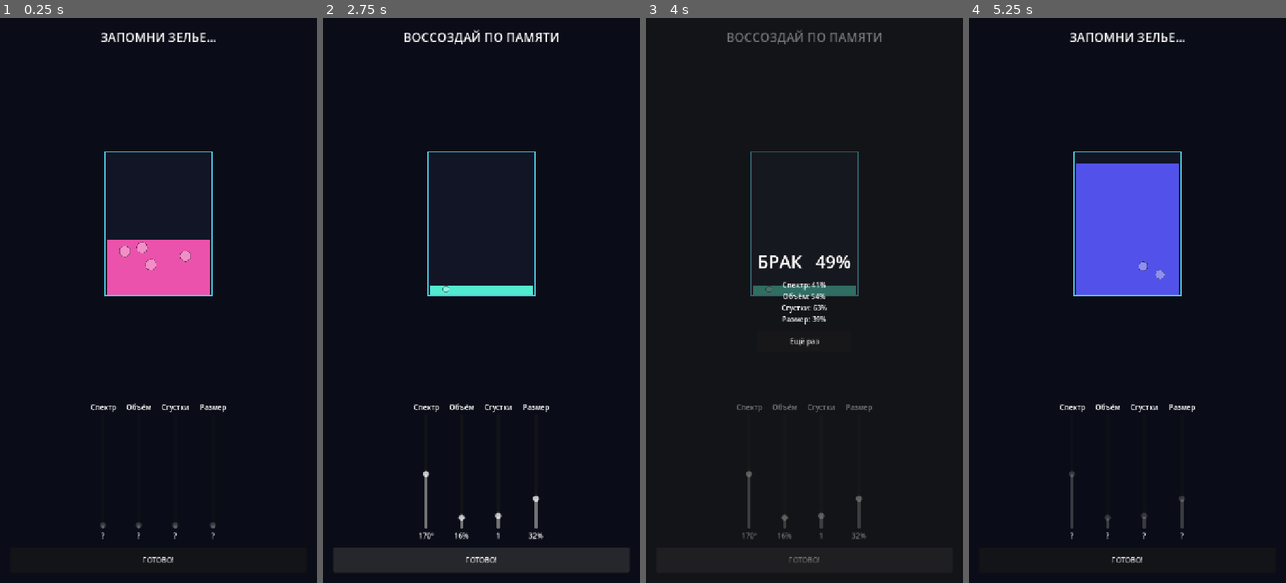
Above: before the commit, frames 1-4 (left to right).
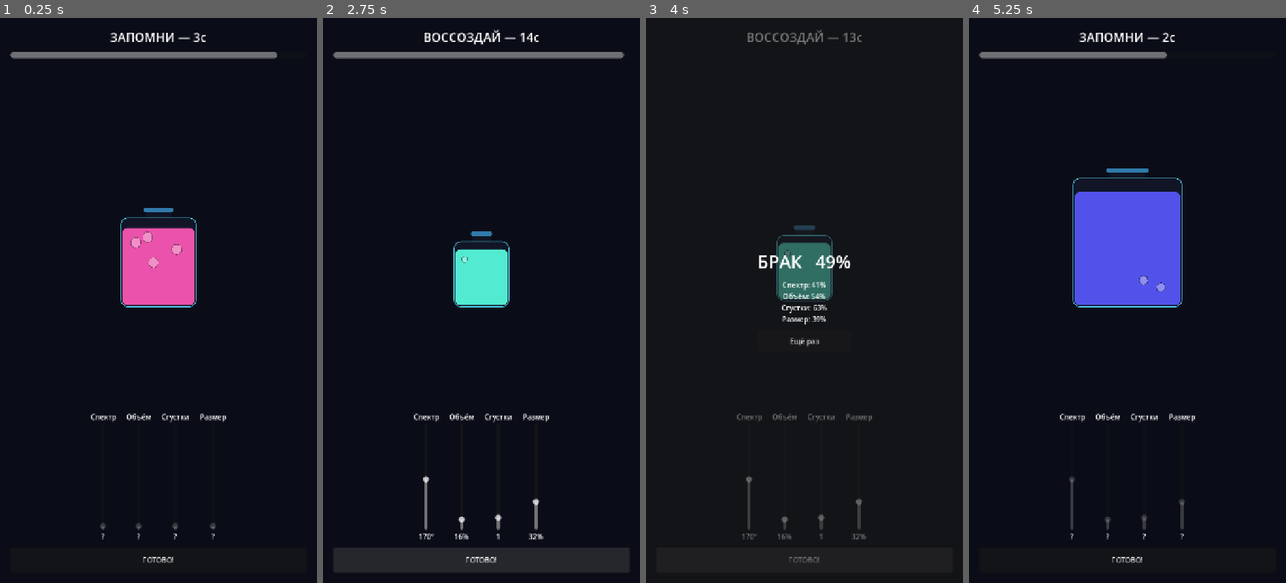
Above: after the commit, the same moments.

Repository: wtoday92-commits/potion-game
Game: Godot game, scene res://scenes/main.tscn
The game is run twice, just before and just after one commit, with the same random seed, the same clock (stepped at 60 frames per second) and the same inputs.
Inputs:
- Up to frame 1 (0.25 s): no input
- Up to frame 2 (2.75 s): click "ГОТОВО!" at 0.5 s; click "ГОТОВО!" at 1.25 s; click "ГОТОВО!" at 2 s
- Up to frame 3 (4 s): tap Enter at 3.5 s
- Up to frame 4 (5.25 s): click "Ещё раз" at 4.25 s; tap Space at 5 s

The runs differ from the first frame. In frame 1, 4.6% of the frame differs, in the area x 3-88%, y 2-93%; in frame 2, 4.6%; in frame 3, 3.0%; in frame 4, 4.8%, in the area x 3-72%, y 2-93%.

Commit message:
Phase 1 polish: visible phase timers, volume = vessel size, rounder jar
- Both phases now show a countdown (progress bar + seconds); the craft phase
  auto-submits when time runs out (was: no craft timer at all).
- "Объём" now scales the vessel itself (nearly full of liquid), matching the
  original — instead of acting as a liquid fill level.
- Jar drawn with rounded body + neck + cap instead of a plain square.
- Picks up the editor-normalized project.godot.

Co-Authored-By: Claude Opus 4.8 <noreply@anthropic.com>

Diff:
--- a/project.godot
+++ b/project.godot
@@ -1,6 +1,10 @@
-; Godot 4.7 project — прототип «Зельеварни» (этап 1: ядро цикла).
-; Файл текстовый: правится и мной, и редактором. НЕ трогать вручную секции,
-; которые пишет редактор (autoload/шейдеры и т.п.), если не уверен.
+; Engine configuration file.
+; It's best edited using the editor UI and not directly,
+; since the parameters that go here are not all obvious.
+;
+; Format:
+;   [section] ; section goes between []
+;   param=value ; assign values to parameters
 
 config_version=5
 
@@ -16,7 +20,6 @@
 window/size/viewport_width=720
 window/size/viewport_height=1280
 window/stretch/mode="canvas_items"
-window/stretch/aspect="keep"
 
 [rendering]
 
--- a/scripts/main.gd
+++ b/scripts/main.gd
@@ -1,12 +1,12 @@
 extends Control
 ## Ядро игрового цикла (этап 1):
-##   ЗАПОМНИ (показ цели) -> ВОССОЗДАЙ (ползунки) -> РЕЙТИНГ -> РЕЗУЛЬТАТ.
-## UI пока строится кодом (надёжно для первого запуска). Позже вынесем в сцены.
+##   ЗАПОМНИ (показ цели, таймер) -> ВОССОЗДАЙ (ползунки, таймер) -> РЕЙТИНГ.
+## Обе фазы с ВИДИМЫМ таймером (полоса + секунды); по нулю — авто-переход/финиш.
+## UI строится кодом (надёжно для первого запуска), позже вынесем в сцены.
 
 const PotionJarScene := preload("res://scenes/potion_jar.tscn")
 
-# Параметры зелья: границы/шаг/вес/подпись. Дот-доступ к словарям не используем —
-# только через ["ключ"], так надёжнее.
+# Параметры зелья (как в оригинале): цвет, объём СОСУДА, число сгустков, размер сгустка.
 const PARAMS := {
 	"color":  {"min": 0.0,  "max": 360.0, "step": 5.0, "weight": 1.0, "label": "Спектр",  "suffix": "°"},
 	"volume": {"min": 10.0, "max": 100.0, "step": 1.0, "weight": 1.0, "label": "Объём",   "suffix": "%"},
@@ -16,6 +16,7 @@
 const ORDER: Array = ["color", "volume", "count", "bsize"]
 
 const MEMORIZE_S := 2.5
+const CRAFT_S := 14.0
 const GOOD := 0.80
 const PERFECT := 0.95
 
@@ -24,11 +25,14 @@
 var value_labels: Dictionary = {}
 var jar: Control
 var phase_label: Label
+var phase_bar: ProgressBar
 var result_panel: Panel
 var result_sticker: Label
 var result_detail: Label
 var seed_val: int = 0
 var phase: String = "idle"
+var phase_left: float = 0.0
+var phase_total: float = 1.0
 
 func _ready() -> void:
 	randomize()
@@ -49,13 +53,21 @@
 	root.offset_top = 24.0
 	root.offset_right = -24.0
 	root.offset_bottom = -24.0
-	root.add_theme_constant_override("separation", 16)
+	root.add_theme_constant_override("separation", 14)
 	add_child(root)
 
 	phase_label = Label.new()
 	phase_label.horizontal_alignment = HORIZONTAL_ALIGNMENT_CENTER
 	phase_label.add_theme_font_size_override("font_size", 28)
 	root.add_child(phase_label)
+
+	phase_bar = ProgressBar.new()
+	phase_bar.custom_minimum_size = Vector2(0, 14)
+	phase_bar.min_value = 0.0
+	phase_bar.max_value = 1.0
+	phase_bar.value = 1.0
+	phase_bar.show_percentage = false
+	root.add_child(phase_bar)
 
 	var jar_center := CenterContainer.new()
 	jar_center.size_flags_vertical = Control.SIZE_EXPAND_FILL
@@ -83,7 +95,7 @@
 		s.min_value = p["min"]
 		s.max_value = p["max"]
 		s.step = p["step"]
-		s.custom_minimum_size = Vector2(44, 260)
+		s.custom_minimum_size = Vector2(44, 240)
 		s.size_flags_horizontal = Control.SIZE_SHRINK_CENTER
 		s.value_changed.connect(_on_slider_changed.bind(key))
 		col.add_child(s)
@@ -130,25 +142,41 @@
 	again.pressed.connect(_new_round)
 	rv.add_child(again)
 
+# ---------- таймеры фаз ----------
+func _process(delta: float) -> void:
+	if phase == "memorize":
+		phase_left -= delta
+		phase_bar.value = clampf(phase_left / phase_total, 0.0, 1.0)
+		phase_label.text = "ЗАПОМНИ — %dс" % int(ceil(maxf(phase_left, 0.0)))
+		if phase_left <= 0.0:
+			_start_recreate()
+	elif phase == "recreate":
+		phase_left -= delta
+		phase_bar.value = clampf(phase_left / phase_total, 0.0, 1.0)
+		phase_label.text = "ВОССОЗДАЙ — %dс" % int(ceil(maxf(phase_left, 0.0)))
+		if phase_left <= 0.0:
+			_finish()
+
 # ---------- цикл раунда ----------
 func _new_round() -> void:
 	result_panel.visible = false
+	phase_bar.visible = true
 	seed_val = randi()
 	target = _random_values()
 	_apply_to_jar(target)
 	_set_sliders_interactable(false)
 	for key in ORDER:
-		value_labels[key].text = "?"    # в фазе показа числа скрыты — это игра на память
+		value_labels[key].text = "?"    # в фазе показа числа скрыты — игра на память
 	phase = "memorize"
-	phase_label.text = "ЗАПОМНИ ЗЕЛЬЕ…"
-	await get_tree().create_timer(MEMORIZE_S).timeout
-	if phase != "memorize":
-		return
-	_start_recreate()
+	phase_total = MEMORIZE_S
+	phase_left = MEMORIZE_S
+	phase_bar.value = 1.0
 
 func _start_recreate() -> void:
 	phase = "recreate"
-	phase_label.text = "ВОССОЗДАЙ ПО ПАМЯТИ"
+	phase_total = CRAFT_S
+	phase_left = CRAFT_S
+	phase_bar.value = 1.0
 	var start_vals: Dictionary = _random_values()
 	for key in ORDER:
 		sliders[key].set_value_no_signal(start_vals[key])
@@ -159,6 +187,10 @@
 func _on_done() -> void:
 	if phase != "recreate":
 		return
+	_finish()
+
+func _finish() -> void:
+	phase_bar.visible = false
 	var comps: Dictionary = {}
 	var overall: float = 0.0
 	var wsum: float = 0.0
@@ -204,10 +236,10 @@
 
 func _apply_to_jar(vals: Dictionary) -> void:
 	var vp: Dictionary = PARAMS["volume"]
-	var fill: float = (float(vals["volume"]) - float(vp["min"])) / (float(vp["max"]) - float(vp["min"]))
+	var vsize: float = (float(vals["volume"]) - float(vp["min"])) / (float(vp["max"]) - float(vp["min"]))
 	var bp: Dictionary = PARAMS["bsize"]
 	var bfrac: float = (float(vals["bsize"]) - float(bp["min"])) / (float(bp["max"]) - float(bp["min"]))
-	jar.set_potion(float(vals["color"]), fill, int(vals["count"]), bfrac, seed_val)
+	jar.set_potion(float(vals["color"]), vsize, int(vals["count"]), bfrac, seed_val)
 
 func _on_slider_changed(_value: float, key: String) -> void:
 	if phase != "recreate":
--- a/scripts/potion_jar.gd
+++ b/scripts/potion_jar.gd
@@ -1,16 +1,17 @@
 extends Control
-## Рисованная банка-зелье (этап 1). Параметры задаются set_potion(),
-## отрисовка — через _draw(). Позже заменим на шейдер/красивый арт.
+## Рисованная банка-зелье (этап 1). «Объём» масштабирует САМ сосуд (как в
+## оригинале), а не уровень жидкости — сосуд всегда почти полон. Скруглённое
+## тело + горлышко + крышка. Позже заменим на шейдер/красивый арт.
 
-var hue: float = 120.0      # спектр 0..360
-var fill: float = 0.6       # объём жидкости 0..1
-var count: int = 5          # число сгустков
-var bsize: float = 0.5      # размер сгустка 0..1
-var pot_seed: int = 1       # сид раскладки сгустков (одинаковый = одинаковая раскладка)
+var hue: float = 120.0     # спектр 0..360
+var vsize: float = 0.6     # объём/размер сосуда 0..1
+var count: int = 5         # число сгустков
+var bsize: float = 0.5     # размер сгустка 0..1
+var pot_seed: int = 1      # сид раскладки сгустков
 
-func set_potion(h: float, f: float, c: int, b: float, s: int) -> void:
+func set_potion(h: float, v: float, c: int, b: float, s: int) -> void:
 	hue = h
-	fill = clampf(f, 0.0, 1.0)
+	vsize = clampf(v, 0.0, 1.0)
 	count = max(0, c)
 	bsize = clampf(b, 0.0, 1.0)
 	pot_seed = s
@@ -21,23 +22,36 @@
 	var h: float = size.y
 	if w <= 0.0 or h <= 0.0:
 		return
-	var m: float = 8.0
-	var jar := Rect2(m, m, w - m * 2.0, h - m * 2.0)
 
-	# стекло
-	draw_rect(jar, Color(0.09, 0.11, 0.2, 0.55), true)
+	# сосуд масштабируется по объёму (45%..100% доступной области); место сверху
+	# под горлышко/крышку.
+	var scale: float = lerpf(0.45, 1.0, vsize)
+	var bw: float = w * scale
+	var bh: float = (h - 34.0) * scale
+	var cx: float = w * 0.5
+	var body_top: float = h - bh - 6.0
+	var body := Rect2(cx - bw * 0.5, body_top, bw, bh)
 
-	# жидкость (снизу вверх по объёму)
-	var liq_h: float = jar.size.y * fill
-	var liq := Rect2(jar.position.x + 4.0, jar.position.y + jar.size.y - liq_h, jar.size.x - 8.0, liq_h)
+	var glass := Color(0.09, 0.11, 0.2, 0.55)
 	var col := Color.from_hsv(fposmod(hue, 360.0) / 360.0, 0.65, 0.92)
-	if liq_h > 1.0:
-		draw_rect(liq, col, true)
 
-	# сгустки (детерминированная раскладка по сиду)
+	# тело (скруглённое стекло)
+	_rrect(body, glass, 16.0)
+
+	# жидкость — сосуд почти полон (90%), низ скруглён
+	var liq_full := body.grow(-4.0)
+	var fill_frac := 0.90
+	var liq := Rect2(
+		liq_full.position.x,
+		liq_full.position.y + liq_full.size.y * (1.0 - fill_frac),
+		liq_full.size.x,
+		liq_full.size.y * fill_frac)
+	_rrect(liq, col, 12.0)
+
+	# сгустки (детерминированно по сиду)
 	var rng := RandomNumberGenerator.new()
 	rng.seed = pot_seed
-	var r: float = lerpf(4.0, 16.0, bsize)
+	var r: float = lerpf(4.0, 15.0, bsize)
 	for i in count:
 		if liq.size.x <= r * 2.0 or liq.size.y <= r * 2.0:
 			break
@@ -46,5 +60,24 @@
 		draw_circle(Vector2(bx, by), r, col.lightened(0.35))
 		draw_arc(Vector2(bx, by), r, 0.0, TAU, 20, Color(0, 0, 0, 0.4), 1.5)
 
-	# контур банки
-	draw_rect(jar, Color(0.35, 0.88, 1.0, 0.9), false, 2.0)
+	# горлышко + крышка
+	var neck_w: float = bw * 0.32
+	_rrect(Rect2(cx - neck_w * 0.5, body_top - 14.0, neck_w, 16.0), glass, 4.0)
+	_rrect(Rect2(cx - neck_w * 0.6, body_top - 22.0, neck_w * 1.2, 10.0), Color(0.2, 0.5, 0.7, 0.95), 4.0)
+
+	# контур тела
+	_rrect_outline(body, Color(0.35, 0.88, 1.0, 0.9), 16.0, 2.0)
+
+func _rrect(rect: Rect2, color: Color, radius: float) -> void:
+	var sb := StyleBoxFlat.new()
+	sb.bg_color = color
+	sb.set_corner_radius_all(int(radius))
+	draw_style_box(sb, rect)
+
+func _rrect_outline(rect: Rect2, color: Color, radius: float, width: float) -> void:
+	var sb := StyleBoxFlat.new()
+	sb.bg_color = Color(0, 0, 0, 0)
+	sb.border_color = color
+	sb.set_border_width_all(int(width))
+	sb.set_corner_radius_all(int(radius))
+	draw_style_box(sb, rect)
Not shown, added: icon.svg.import
Not shown, added: scripts/main.gd.uid
Not shown, added: scripts/potion_jar.gd.uid
